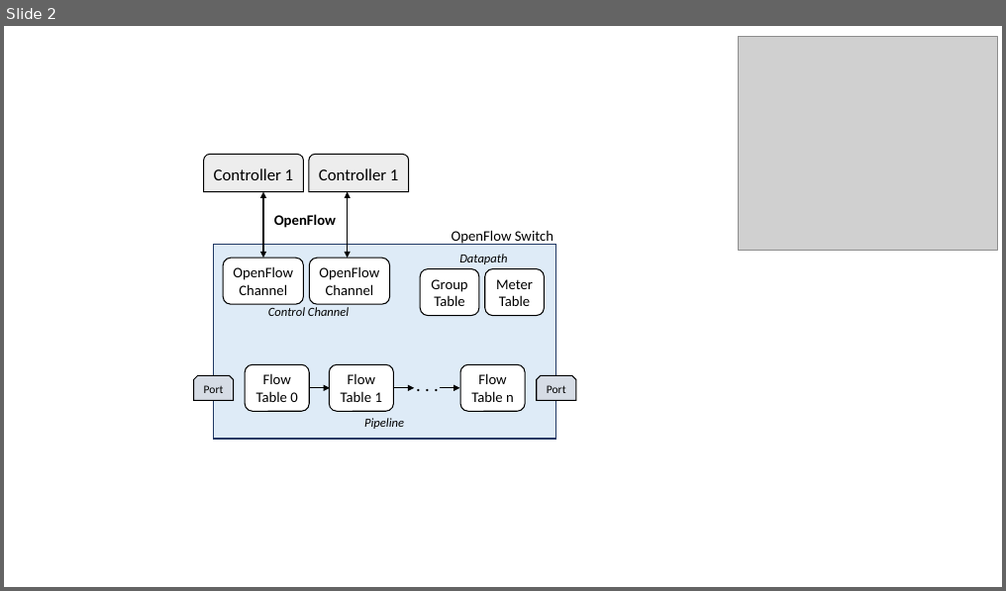
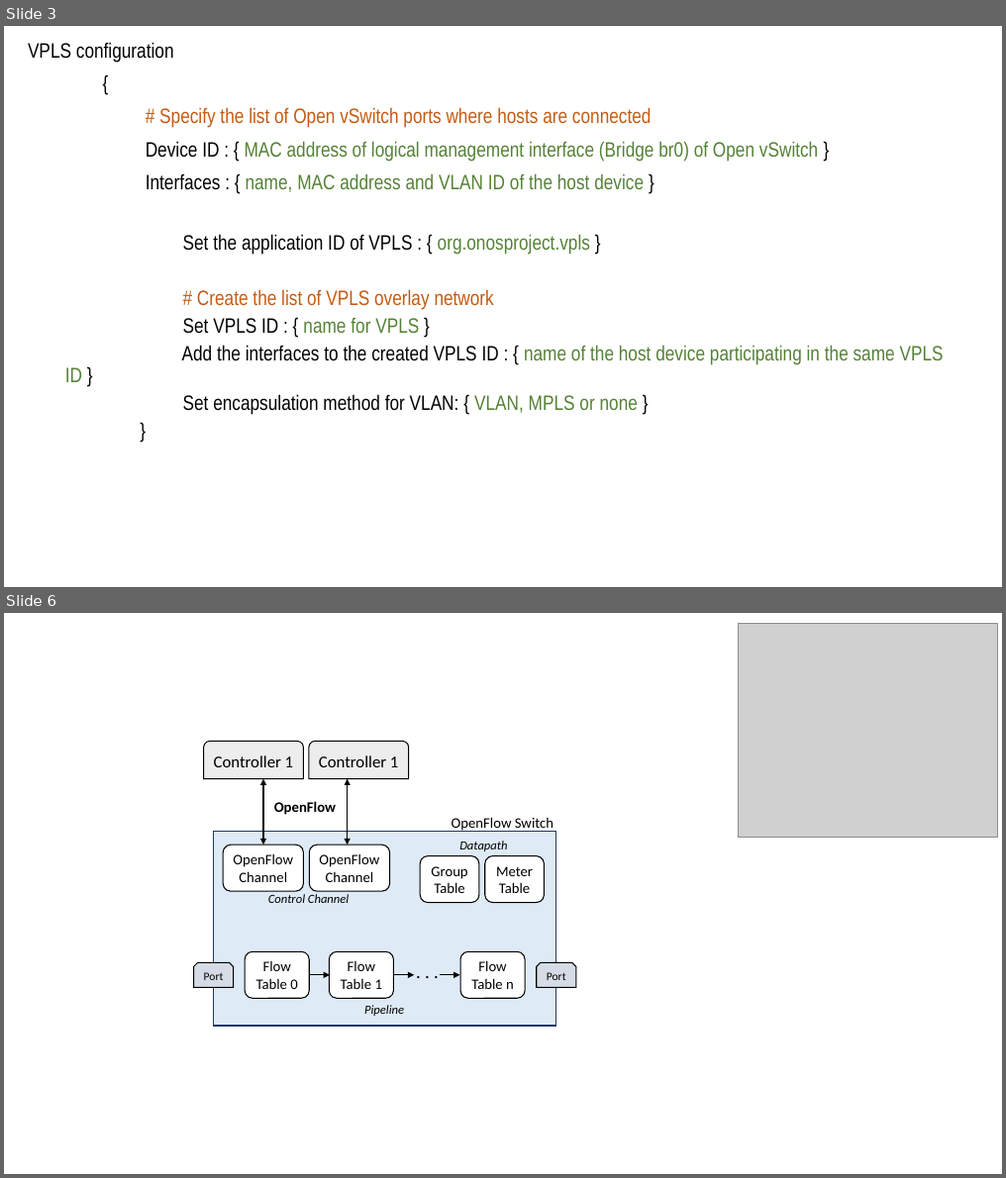
Before and after one commit to harshal-vaze/Software-Defined-Networking-with-ONOS, a slide deck: Content/Diagrams.pptx. Shown one above the other, each under a label of ours: slide 2 before the commit, slides 3 and 6 after it; the slides between them are not shown. The pictures are 1006x591 and 1006x1178 pixels, drawn with LibreOffice and Linux fonts; fonts in the diff are those of the drawing; grey boxes stand for pictures. Boxes give left, top, right and bottom in pixels: in the first picture for what was removed or moved away, otherwise in the second. Text is boxed around its words. In the diff, an @@ line names an element or a change of style, - is before the commit and + after.

```diff
--- a/Content/Diagrams.pptx
+++ b/Content/Diagrams.pptx
@@ slide 3 added at (4,26,1002,587), background #FFFFFF @@
@@ text added at (28,42,944,415), 20 pt, text #548235 @@
+VPLS configuration
+{
+# Specify the list of Open vSwitch ports where hosts are connected
+Device ID : { MAC address of logical management interface (Bridge br0) of Open vSwitch }
+Interfaces : { name, MAC address and VLAN ID of the host device }
+  Set the application ID of VPLS : { org.onosproject.vpls }
+  # Create the list of VPLS overlay network
+  Set VPLS ID : { name for VPLS }
+  Add the interfaces to the created VPLS ID : { name of the host device participating in the same VPLS ID }
+  Set encapsulation method for VLAN: { VLAN, MPLS or none }
+  }
@@ what was slide 2 is now slide 6 @@
```
Also in this commit, not shown: 5 other slides added, 5 other files.
